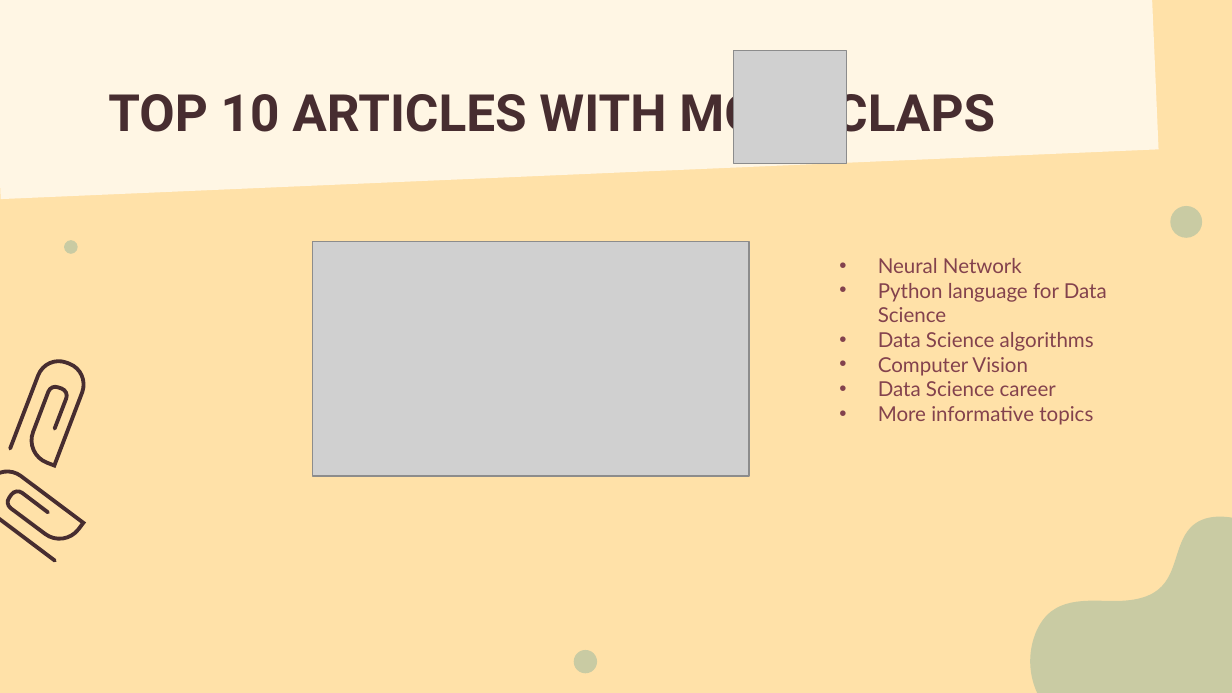
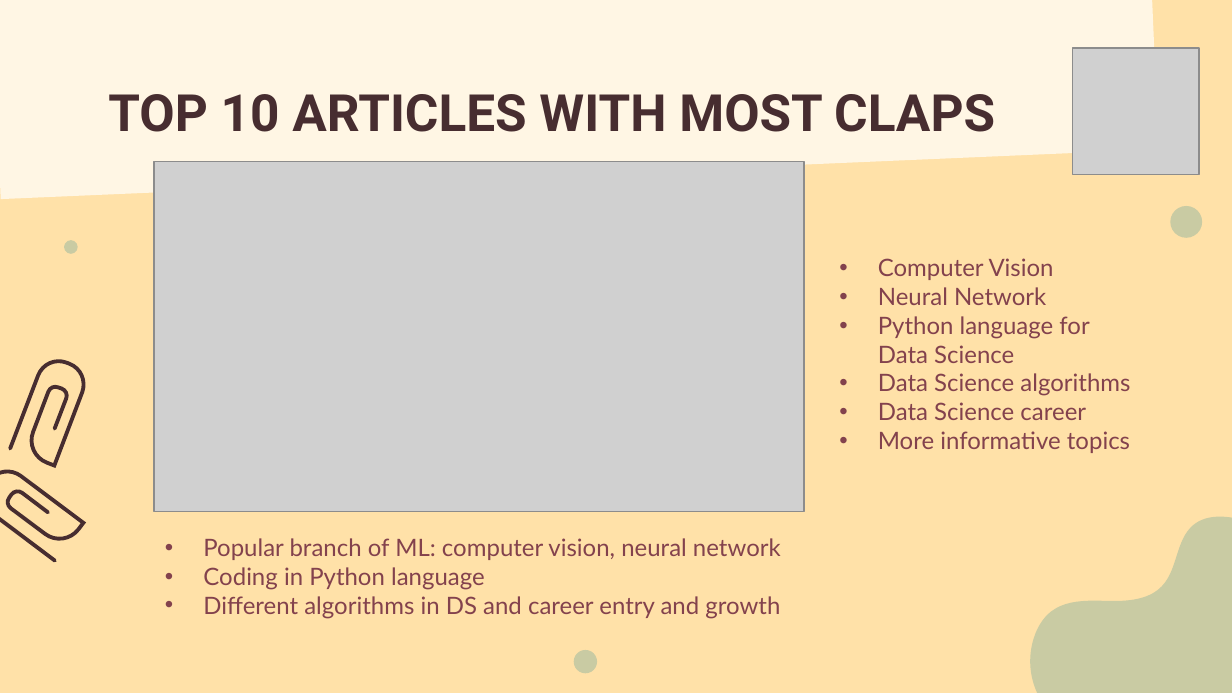
Before and after one commit to LiyanaRoslie/ds-keywords, a slide deck: slide 18 of Capstone_presentation_v1.1.pptx. Drawn at 1232x693 pixels with LibreOffice and Linux fonts; fonts in the diff are those of the drawing; grey boxes stand for pictures. Boxes give left, top, right and bottom in pixels: in the first picture for what was removed or moved away, otherwise in the second. Text is boxed around its words. In the diff, an @@ line names an element or a change of style, - is before the commit and + after.

```diff
--- a/Capstone_presentation_v1.1.pptx
+++ b/Capstone_presentation_v1.1.pptx
@@ picture removed at (x1=734, y1=51, x2=846, y2=163) @@
@@ picture added at (x1=1073, y1=48, x2=1200, y2=175) @@
@@ picture added at (x1=154, y1=161, x2=804, y2=511) @@
@@ picture removed at (x1=313, y1=241, x2=749, y2=476) @@
@@ subtitle at (x1=878, y1=258, x2=1054, y2=280): paragraph added @@
+• Computer Vision
@@ subtitle at (x1=878, y1=287, x2=1130, y2=453): size 12 to 14 pt in "Neural Network", "Python language for Data Science", "Data Science algorithms", "Data Science career" and 1 more places @@
@@ subtitle at (x1=878, y1=357, x2=1028, y2=376): paragraph removed @@
-• Computer Vision
@@ text added at (x1=203, y1=538, x2=781, y2=619), 14 pt, text #83424D @@
+• Popular branch of ML: computer vision, neural network
+• Coding in Python language
+• Different algorithms in DS and career entry and growth
```
Also in this commit, not shown: 14 other slides changed, 3 slides added, 1 slide removed.
